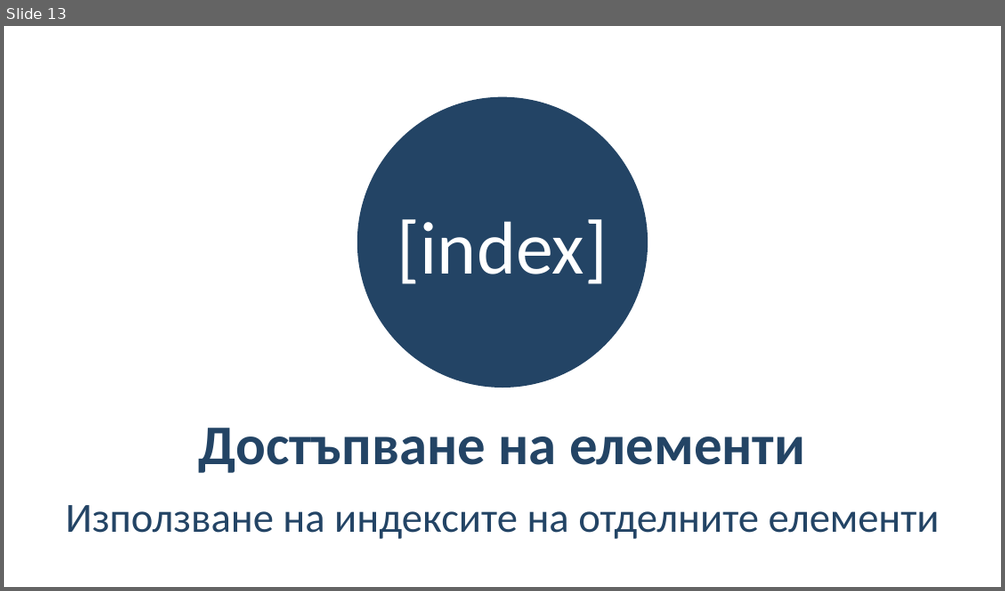
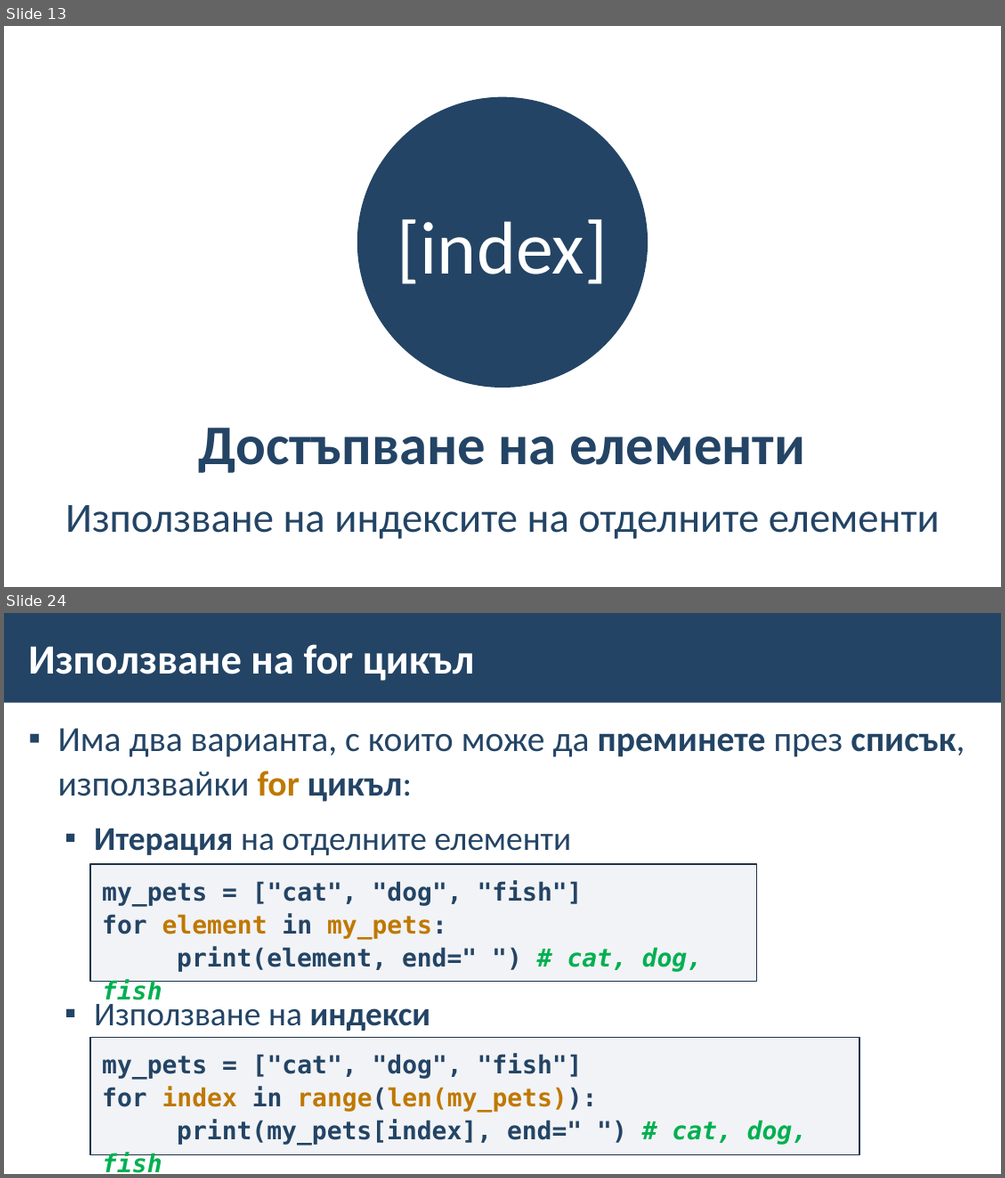
Before and after one commit to BG-IT-Edu/School-Programming, a slide deck: Courses/Computer-Modeling-and-IT/Computer-Modeling-and-IT-6-Class/27-{last-number}-Python/30-Lists/30-Lists.pptx. Shown one above the other, each under a label of ours: slide 13 before the commit, slides 13 and 24 after it; the slides between them are not shown. The pictures are 1005x591 and 1005x1178 pixels, drawn with LibreOffice and Linux fonts; fonts in the diff are those of the drawing; background and template pictures are left out. Boxes give left, top, right and bottom in pixels: in the first picture for what was removed or moved away, otherwise in the second. Text is boxed around its words. In the diff, an @@ line names an element or a change of style, - is before the commit and + after.

```diff
--- a/Courses/Computer-Modeling-and-IT/Computer-Modeling-and-IT-6-Class/27-{last-number}-Python/30-Lists/30-Lists.pptx
+++ b/Courses/Computer-Modeling-and-IT/Computer-Modeling-and-IT-6-Class/27-{last-number}-Python/30-Lists/30-Lists.pptx
@@ slide 24 added at bbox=[4, 613, 1001, 1174], background #FFFFFF @@
@@ rectangle added at bbox=[4, 613, 1001, 703], fill #234465 @@
@@ title added at bbox=[28, 644, 475, 681], 40 pt, text #FFFFFF, bold @@
+Използване на for цикъл
@@ text added at bbox=[58, 728, 964, 1030], 34 pt, text #234465 @@
+▪ Има два варианта, с които може да преминете през списък, използвайки for цикъл:
+  ▪ Итерация на отделните елементи
+  ▪ Използване на индекси
@@ rectangle added at bbox=[90, 864, 756, 981], fill #ADB4C3 at 15% opacity, outline #1A334C 1 pt, 24 pt, text #234465, bold @@
+my_pets = ["cat", "dog", "fish"]
+for element in my_pets:
+print(element, end=" ") # cat, dog, fish
@@ rectangle added at bbox=[90, 1037, 859, 1154], fill #ADB4C3 at 15% opacity, outline #1A334C 1 pt, 24 pt, text #234465, bold @@
+my_pets = ["cat", "dog", "fish"]
+for index in range(len(my_pets)):
+print(my_pets[index], end=" ") # cat, dog, fish
```
Also in this commit, not shown: 3 slides changed, 18 other slides added.
